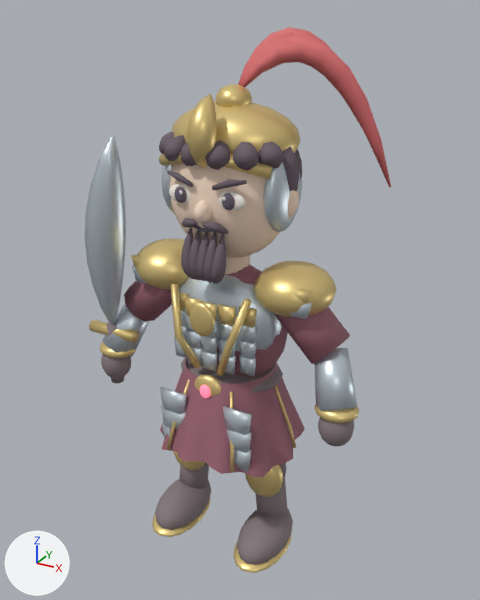
Before and after pictures for a commit that changed the glTF model samkok/web/models/06-e1.glb.
One viewpoint serves both versions: a camera (50 mm lens) standing at (1.87, -3.29, 3.43) and looking at (0.03, 0.07, 1.76). Arrows for +X, +Y and +Z are at lower left; the lights stay in place. The first picture is the older version.

The first picture shows '06_T1_Crimson Warlord_Mesh'.
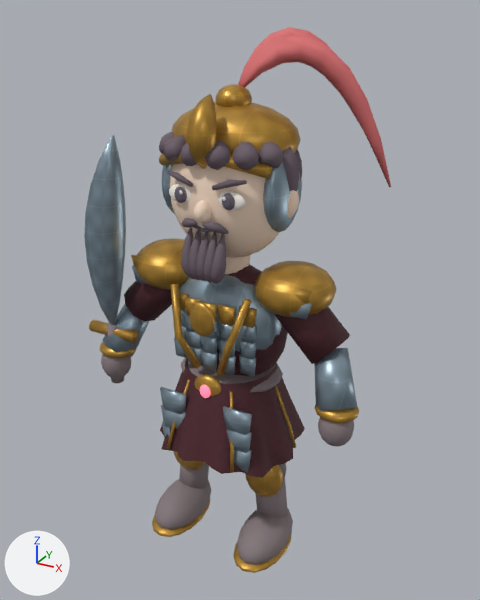
Diff of the bpy script that builds the scene:
```diff
--- a/samkok/web/models/06-e1.glb.py
+++ b/samkok/web/models/06-e1.glb.py
@@ mat_silk_52202a @@
 n0 = _N.new('ShaderNodeBsdfPrincipled'); n0.name = 'Principled BSDF'
-n0.inputs[0].default_value = (0.322, 0.125, 0.165, 1.0)  # 'Base Color', purple #9a6371
 n0.inputs[2].default_value = 0.72  # 'Roughness'
 n1 = _N.new('ShaderNodeOutputMaterial'); n1.name = 'Material Output'
+n2 = _N.new('ShaderNodeTexImage'); n2.name = 'Image Texture'
+n2.image = img_weave_52202a
+n3 = _N.new('ShaderNodeNormalMap'); n3.name = 'Normal Map'
+n3.uv_map = 'UVMap'
+n3.inputs[0].default_value = 0.28  # 'Strength'
+n4 = _N.new('ShaderNodeTexImage'); n4.name = 'Image Texture.001'
+n4.image = img_surface_normal_true
 _L.new(n0.outputs[0], n1.inputs[0])  # 'BSDF' to 'Surface'
+_L.new(n2.outputs[0], n0.inputs[0])  # 'Color' to 'Base Color'
+_L.new(n3.outputs[0], n0.inputs[5])  # 'Normal' to 'Normal'
+_L.new(n4.outputs[0], n3.inputs[1])  # 'Color' to 'Color'
@@ mat_antique_gold @@
 n0 = _N.new('ShaderNodeBsdfPrincipled'); n0.name = 'Principled BSDF'
-n0.inputs[0].default_value = (0.788, 0.604, 0.247, 1.0)  # 'Base Color', yellow #e6cc88
 n0.inputs[1].default_value = 0.58  # 'Metallic'
@@ mat_antique_gold @@
 n1 = _N.new('ShaderNodeOutputMaterial'); n1.name = 'Material Output'
+n2 = _N.new('ShaderNodeTexImage'); n2.name = 'Image Texture'
+n2.image = img_engraved_c99a3f
+n3 = _N.new('ShaderNodeNormalMap'); n3.name = 'Normal Map'
+n3.uv_map = 'UVMap'
+n3.inputs[0].default_value = 0.45  # 'Strength'
+n4 = _N.new('ShaderNodeTexImage'); n4.name = 'Image Texture.001'
+n4.image = img_surface_normal_false
 _L.new(n0.outputs[0], n1.inputs[0])  # 'BSDF' to 'Surface'
+_L.new(n2.outputs[0], n0.inputs[0])  # 'Color' to 'Base Color'
+_L.new(n3.outputs[0], n0.inputs[5])  # 'Normal' to 'Normal'
+_L.new(n4.outputs[0], n3.inputs[1])  # 'Color' to 'Color'
@@ mat_steel @@
 n0 = _N.new('ShaderNodeBsdfPrincipled'); n0.name = 'Principled BSDF'
-n0.inputs[0].default_value = (0.604, 0.686, 0.741, 1.0)  # 'Base Color', light grey #ccd8df
 n0.inputs[1].default_value = 0.65  # 'Metallic'
@@ mat_steel @@
 n1 = _N.new('ShaderNodeOutputMaterial'); n1.name = 'Material Output'
+n2 = _N.new('ShaderNodeTexImage'); n2.name = 'Image Texture'
+n2.image = img_engraved_9aafbd
+n3 = _N.new('ShaderNodeNormalMap'); n3.name = 'Normal Map'
+n3.uv_map = 'UVMap'
+n3.inputs[0].default_value = 0.45  # 'Strength'
+n4 = _N.new('ShaderNodeTexImage'); n4.name = 'Image Texture.001'
+n4.image = img_surface_normal_false
 _L.new(n0.outputs[0], n1.inputs[0])  # 'BSDF' to 'Surface'
+_L.new(n2.outputs[0], n0.inputs[0])  # 'Color' to 'Base Color'
+_L.new(n3.outputs[0], n0.inputs[5])  # 'Normal' to 'Normal'
+_L.new(n4.outputs[0], n3.inputs[1])  # 'Color' to 'Color'
@@ me_06_t1_crimson_warlord_mesh @@
 me_06_t1_crimson_warlord_mesh.from_pydata(...)  # 9082 vertices, 16596 faces; spans x -0.98..0.92, y -0.49..0.49, z 0.02..3.34
+# me_06_t1_crimson_warlord_mesh part 1: texture (UV) coordinates changed
 me_06_t1_crimson_warlord_mesh.materials.append(mat_silk_52202a)
```

Boxes (x1, y1, x2, y2) around the edits, measured in the pictures (480 x 600 px):
'06_T1_Crimson Warlord_Mesh', surface changed (darker): (84, 82, 359, 573) in both
